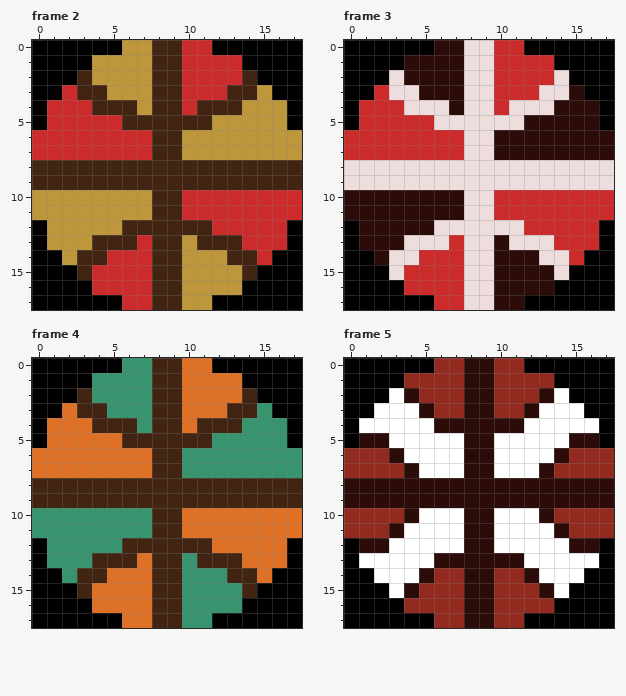
Pixel-art file: Assets/Art/balls.ase. Above, as it was before the edit.
18x18 pixels, 16 frames. Colours within 5 levels of each other are drawn and written as one. Shown: frame 2, frame 3, frame 4, frame 5. The commit also changed other frames, which this record leaves out.
The result:
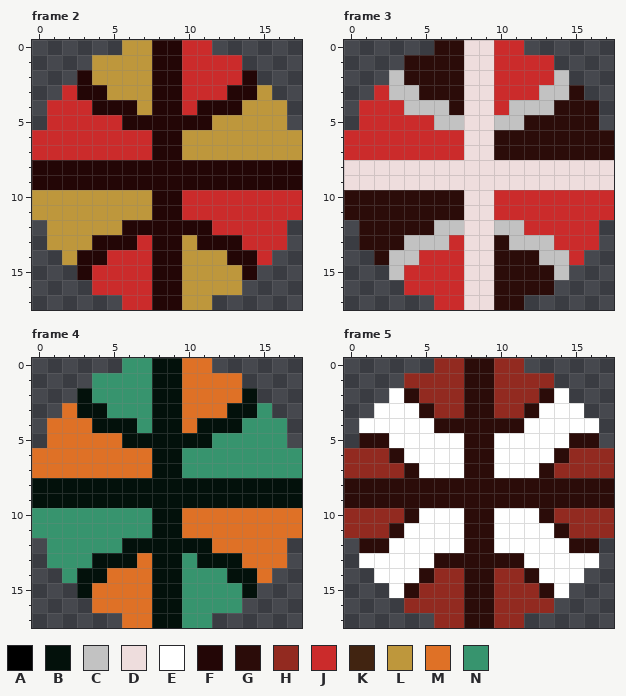
Palette (. is transparent): A #000000  B #03110b  C #c2c2c2  D #eedddd  E #ffffff  F #230606  G #2b0c09  H #922a20  J #cb2b2b  K #412411  L #be973c  M #df7126  N #37946e
Diff:
layer "Layer 2" now hidden
--- frame 2
@@ x 0..17 @@
- 0 AAAAAALLKKJJAAAAAA
- 1 AAAALLLLKKJJJJAAAA
- 2 AAAKLLLLKKJJJJKAAA
- 3 AAJKKLLLKKJJJKKLAA
- 4 AJJJKKKLKKJKKKLLLA
- 5 AJJJJJKKKKKKLLLLLA
- 6 JJJJJJJJKKLLLLLLLL
- 7 JJJJJJJJKKLLLLLLLL
- 8 KKKKKKKKKKKKKKKKKK
- 9 KKKKKKKKKKKKKKKKKK
-10 LLLLLLLLKKJJJJJJJJ
-11 LLLLLLLLKKJJJJJJJJ
-12 ALLLLLKKKKKKJJJJJA
-13 ALLLKKKJKKLKKKJJJA
-14 AALKKJJJKKLLLKKJAA
-15 AAAKJJJJKKLLLLKAAA
-16 AAAAJJJJKKLLLLAAAA
-17 AAAAAAJJKKLLAAAAAA
+ 0 ......LLFFJJ......
+ 1 ....LLLLFFJJJJ....
+ 2 ...FLLLLFFJJJJF...
+ 3 ..JFFLLLFFJJJFFL..
+ 4 .JJJFFFLFFJFFFLLL.
+ 5 .JJJJJFFFFFFLLLLL.
+ 6 JJJJJJJJFFLLLLLLLL
+ 7 JJJJJJJJFFLLLLLLLL
+ 8 FFFFFFFFFFFFFFFFFF
+ 9 FFFFFFFFFFFFFFFFFF
+10 LLLLLLLLFFJJJJJJJJ
+11 LLLLLLLLFFJJJJJJJJ
+12 .LLLLLFFFFFFJJJJJ.
+13 .LLLFFFJFFLFFFJJJ.
+14 ..LFFJJJFFLLLFFJ..
+15 ...FJJJJFFLLLLF...
+16 ....JJJJFFLLLL....
+17 ......JJFFLL......
--- frame 3
@@ x 0..17 @@
- 0 AAAAAAGGDDJJAAAAAA
- 1 AAAAGGGGDDJJJJAAAA
- 2 AAADGGGGDDJJJJDAAA
- 3 AAJDDGGGDDJJJDDGAA
- 4 AJJJDDDGDDJDDDGGGA
- 5 AJJJJJDDDDDDGGGGGA
+ 0 ......GGDDJJ......
+ 1 ....GGGGDDJJJJ....
+ 2 ...CGGGGDDJJJJC...
+ 3 ..JCCGGGDDJJJCCG..
+ 4 .JJJCCCGDDJCCCGGG.
+ 5 .JJJJJCCDDCCGGGGG.
  6 JJJJJJJJDDGGGGGGGG
@@ x 0..17 @@
 11 GGGGGGGGDDJJJJJJJJ
-12 AGGGGGDDDDDDJJJJJA
-13 AGGGDDDJDDGDDDJJJA
-14 AAGDDJJJDDGGGDDJAA
-15 AAADJJJJDDGGGGDAAA
-16 AAAAJJJJDDGGGGAAAA
-17 AAAAAAJJDDGGAAAAAA
+12 .GGGGGCCDDCCJJJJJ.
+13 .GGGCCCJDDGCCCJJJ.
+14 ..GCCJJJDDGGGCCJ..
+15 ...CJJJJDDGGGGC...
+16 ....JJJJDDGGGG....
+17 ......JJDDGG......
--- frame 4
@@ x 0..17 @@
- 0 AAAAAANNKKMMAAAAAA
- 1 AAAANNNNKKMMMMAAAA
- 2 AAAKNNNNKKMMMMKAAA
- 3 AAMKKNNNKKMMMKKNAA
- 4 AMMMKKKNKKMKKKNNNA
- 5 AMMMMMKKKKKKNNNNNA
- 6 MMMMMMMMKKNNNNNNNN
- 7 MMMMMMMMKKNNNNNNNN
- 8 KKKKKKKKKKKKKKKKKK
- 9 KKKKKKKKKKKKKKKKKK
-10 NNNNNNNNKKMMMMMMMM
-11 NNNNNNNNKKMMMMMMMM
-12 ANNNNNKKKKKKMMMMMA
-13 ANNNKKKMKKNKKKMMMA
-14 AANKKMMMKKNNNKKMAA
-15 AAAKMMMMKKNNNNKAAA
-16 AAAAMMMMKKNNNNAAAA
-17 AAAAAAMMKKNNAAAAAA
+ 0 ......NNBBMM......
+ 1 ....NNNNBBMMMM....
+ 2 ...BNNNNBBMMMMB...
+ 3 ..MBBNNNBBMMMBBN..
+ 4 .MMMBBBNBBMBBBNNN.
+ 5 .MMMMMBBBBBBNNNNN.
+ 6 MMMMMMMMBBNNNNNNNN
+ 7 MMMMMMMMBBNNNNNNNN
+ 8 BBBBBBBBBBBBBBBBBB
+ 9 BBBBBBBBBBBBBBBBBB
+10 NNNNNNNNBBMMMMMMMM
+11 NNNNNNNNBBMMMMMMMM
+12 .NNNNNBBBBBBMMMMM.
+13 .NNNBBBMBBNBBBMMM.
+14 ..NBBMMMBBNNNBBM..
+15 ...BMMMMBBNNNNB...
+16 ....MMMMBBNNNN....
+17 ......MMBBNN......
--- frame 5
@@ x 0..17 @@
- 0 AAAAAAHHGGHHAAAAAA
- 1 AAAAHHHHGGHHHHAAAA
- 2 AAAEGHHHGGHHHGEAAA
- 3 AAEEEGHHGGHHGEEEAA
- 4 AEEEEEGGGGGGEEEEEA
- 5 AGGEEEEEGGEEEEEGGA
+ 0 ......HHGGHH......
+ 1 ....HHHHGGHHHH....
+ 2 ...EGHHHGGHHHGE...
+ 3 ..EEEGHHGGHHGEEE..
+ 4 .EEEEEGGGGGGEEEEE.
+ 5 .GGEEEEEGGEEEEEGG.
  6 HHHGEEEEGGEEEEGHHH
@@ x 0..17 @@
 11 HHHGEEEEGGEEEEGHHH
-12 AGGEEEEEGGEEEEEGGA
-13 AEEEEEGGGGGGEEEEEA
-14 AAEEEGHHGGHHGEEEAA
-15 AAAEGHHHGGHHHGEAAA
-16 AAAAHHHHGGHHHHAAAA
-17 AAAAAAHHGGHHAAAAAA
+12 .GGEEEEEGGEEEEEGG.
+13 .EEEEEGGGGGGEEEEE.
+14 ..EEEGHHGGHHGEEE..
+15 ...EGHHHGGHHHGE...
+16 ....HHHHGGHHHH....
+17 ......HHGGHH......
